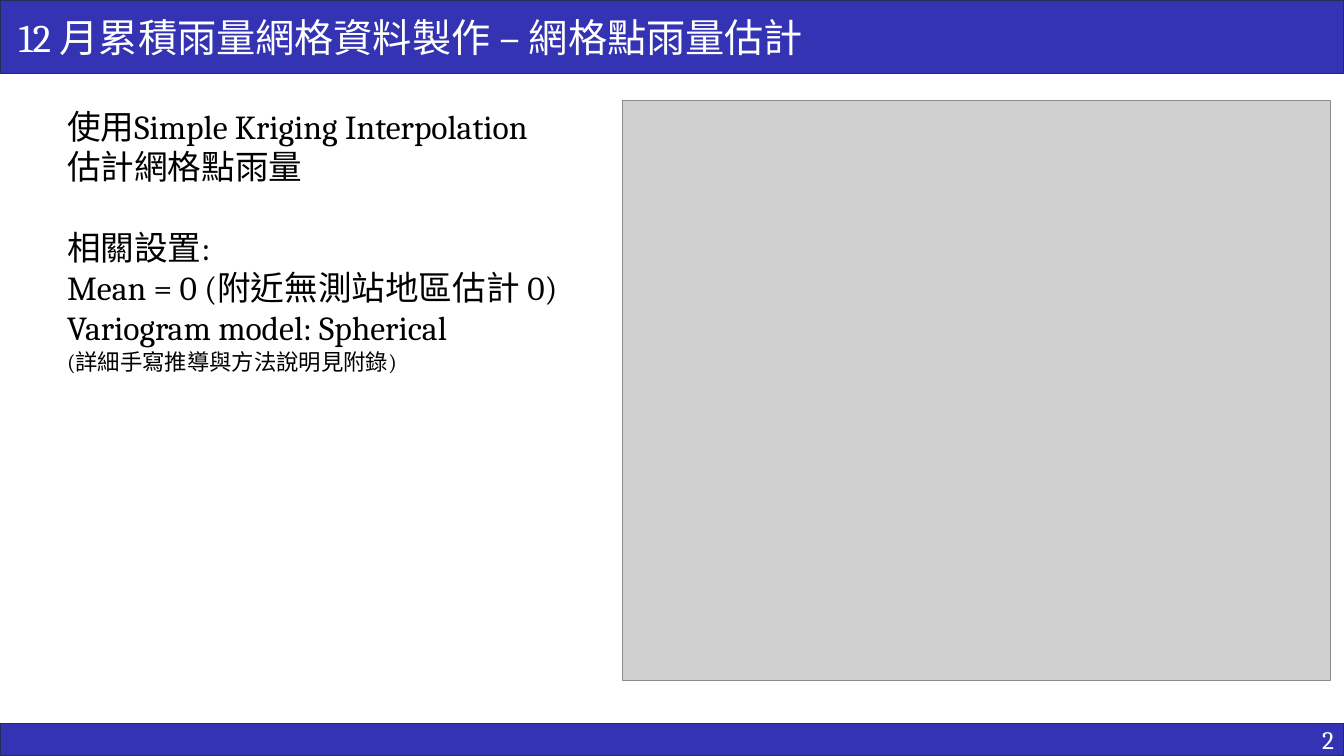
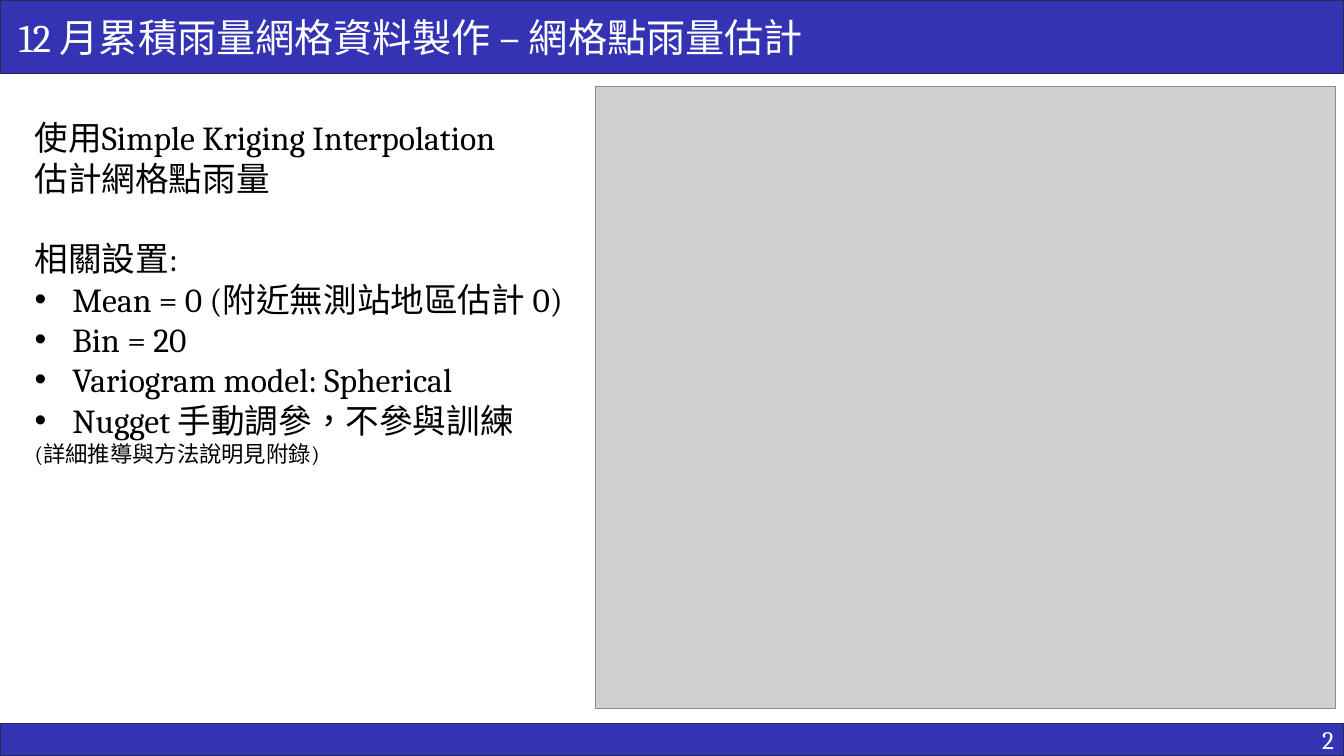
Before and after one commit to ricki0313/rainfall_practice, a slide deck: slide 9 of report/rainfall_report.pptx. Drawn at 1344x756 pixels with LibreOffice and Linux fonts; fonts in the diff are those of the drawing; grey boxes stand for pictures. Boxes give left, top, right and bottom in pixels: in the first picture for what was removed or moved away, otherwise in the second. Text is boxed around its words. In the diff, an @@ line names an element or a change of style, - is before the commit and + after.

```diff
--- a/report/rainfall_report.pptx
+++ b/report/rainfall_report.pptx
@@ picture: place and size @@
-picture at (622,101,1331,681)
+picture at (596,86,1336,709)
@@ text "使用Simple Kriging Interpolation": place and size @@
-text "使用Simple Kriging Interpolation" at (67,111,557,373)
+text "使用Simple Kriging Interpolation" at (35,122,563,465)
@@ text at (72,283,563,400): bullet none to • @@
@@ text at (72,329,186,353): paragraph added @@
+• Bin = 20
@@ text at (35,398,514,465): text changed; size 16 to 24 pt @@
-(詳細手寫推導與方法說明見附錄)
+• Nugget 手動調參，不參與訓練
+(詳細推導與方法說明見附錄)
```
Also in this commit, not shown: 1 other slide changed, 5 slides added, 6 other files.
